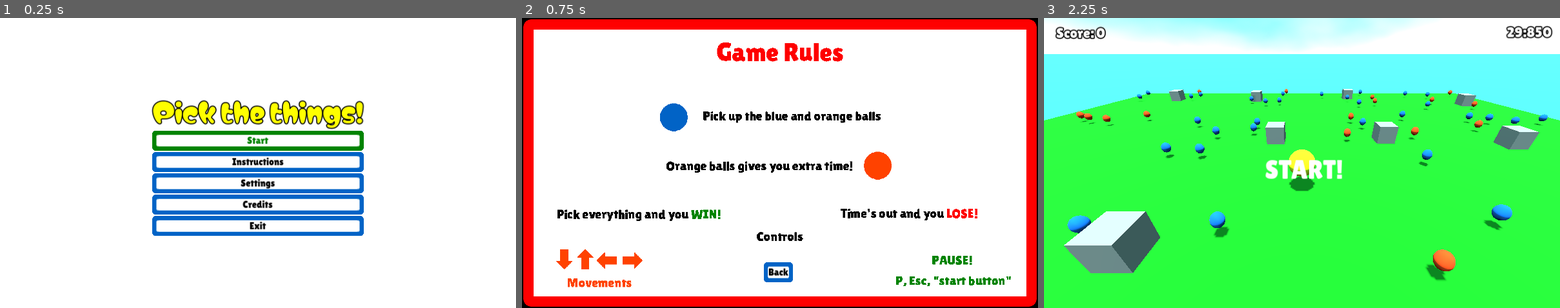
Above: before the commit, frames 1-3 (left to right).
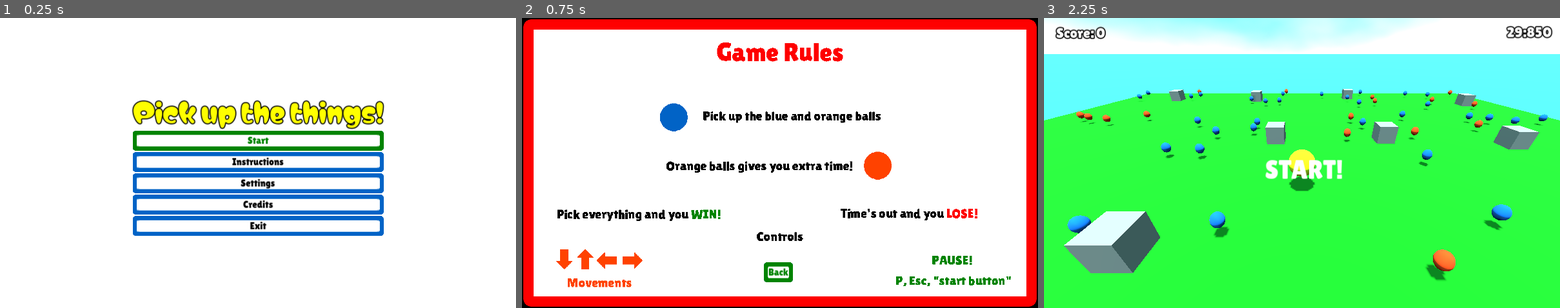
Above: after the commit, the same moments.

Repository: tfcb93/pick-up-the-things
Game: Godot game, scene res://Scenes/Start_screen.tscn
Same seed, same stepped clock (60 frames per second), same inputs: the game is played once before the commit and once after it.
Inputs:
- Up to frame 1 (0.25 s): no input
- Up to frame 2 (0.75 s): click "Instructions" at 0.5 s
- Up to frame 3 (2.25 s): click "Back" at 1.25 s; click "Start" at 2 s

The runs differ from the first frame. In frame 1, 5.0% of the frame differs, in the area x 25-75%, y 28-76%; in frame 2, 0.3%; in frame 3, nothing differs.

Commit message:
Corrects the game title; Includes the back focus on the instructions page

Diff:
--- a/Scenes/Start_screen.tscn
+++ b/Scenes/Start_screen.tscn
@@ -33,7 +33,7 @@
 [node name="Label" type="Label" parent="CanvasLayer/VBoxContainer"]
 layout_mode = 2
 theme_type_variation = &"BigLabel"
-text = "Pick the things!"
+text = "Pick up the things!"
 label_settings = SubResource("LabelSettings_0tmt6")
 
 [node name="ButtonContainer" type="VBoxContainer" parent="CanvasLayer/VBoxContainer"]
--- a/Scripts/Instructions.gd
+++ b/Scripts/Instructions.gd
@@ -1,4 +1,9 @@
 extends Node;
+
+@onready var back_button := $CanvasLayer/Button;
+
+func _ready() -> void:
+	back_button.grab_focus();
 
 func _on_button_pressed() -> void:
 	get_tree().change_scene_to_file("res://Scenes/Start_screen.tscn");
